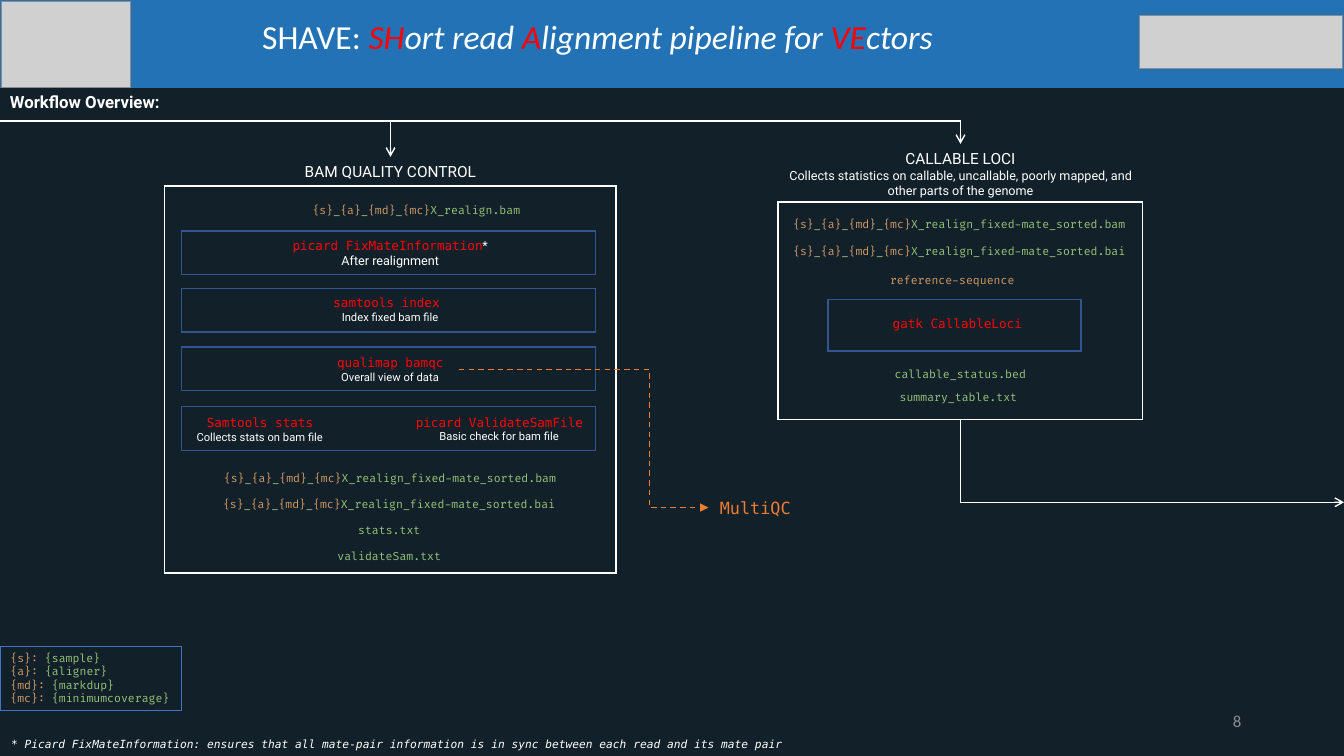
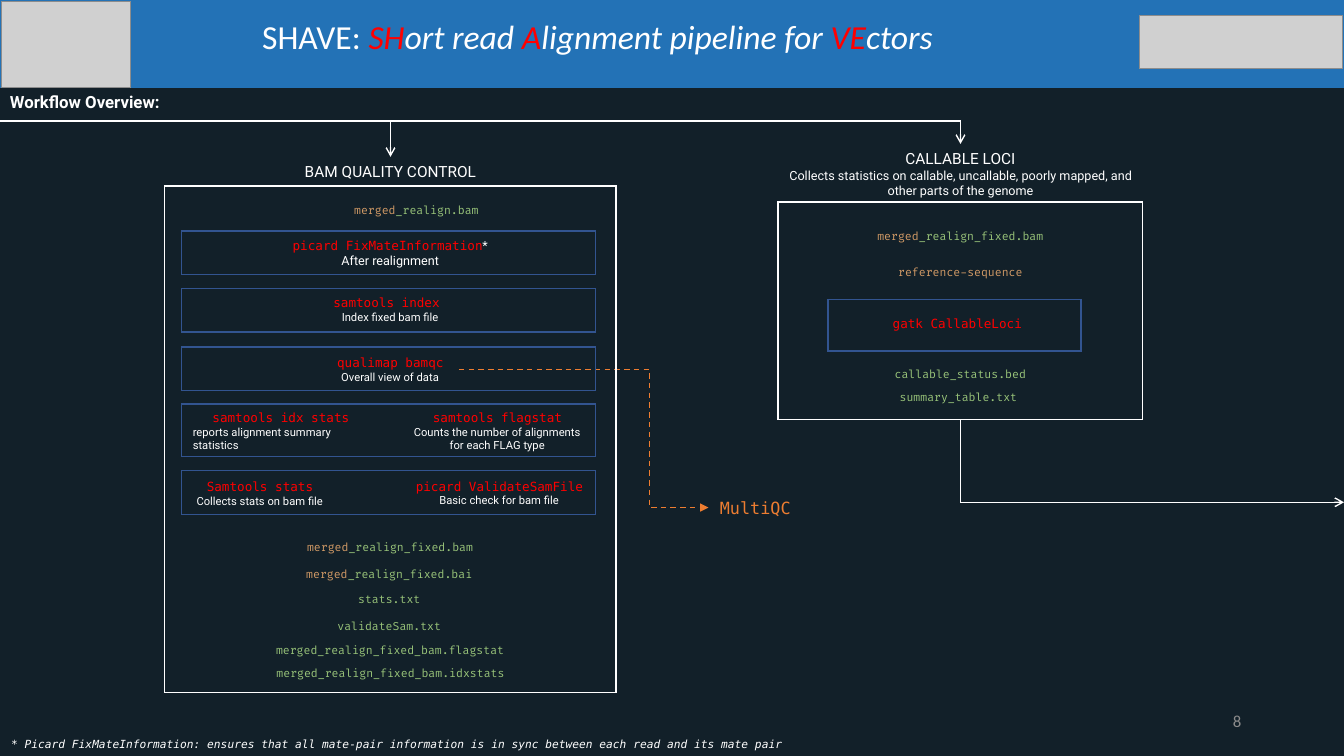
Before and after one commit to ltalignani/SHAVE, a slide deck: slide 8 of Shave_presentation.pptx. Drawn at 1344x756 pixels with LibreOffice and Linux fonts; fonts in the diff are those of the drawing; grey boxes stand for pictures. Boxes give left, top, right and bottom in pixels: in the first picture for what was removed or moved away, otherwise in the second. Text is boxed around its words. In the diff, an @@ line names an element or a change of style, - is before the commit and + after.

Commit message:
Support for multi samples

```diff
--- a/Shave_presentation.pptx
+++ b/Shave_presentation.pptx
@@ rectangle: place and size @@
-rectangle at [164,187,616,574]
+rectangle at [164,187,616,694]
@@ text at [354,205,478,217]: text changed @@
-{s}_{a}_{md}_{mc}X_realign.bam
+merged_realign.bam
@@ text at [877,232,1043,243]: text changed @@
-{s}_{a}_{md}_{mc}X_realign_fixed-mate_sorted.bam
+merged_realign_fixed.bam
@@ text removed at [793,247,1125,258] @@
-{s}_{a}_{md}_{mc}X_realign_fixed-mate_sorted.bai
@@ text "reference-sequence": place and size @@
-text "reference-sequence" at [890,275,1014,286]
+text "reference-sequence" at [898,267,1022,279]
@@ rectangle added at [181,404,596,457], outline #325491 1 pt @@
@@ text added at [193,412,349,449], 8 pt, text #FFFFFF @@
+samtools idx stats
+reports alignment summary statistics
@@ text added at [414,412,580,452], 8 pt, text #FFFFFF @@
+samtools flagstat
+Counts the number of alignments for each FLAG type
@@ 2 texts, 1 rectangle: place and size @@
-2 texts, 1 rectangle at [181,406,596,450]
+2 texts, 1 rectangle at [181,471,596,514]
@@ text at [306,569,472,581]: text changed @@
-{s}_{a}_{md}_{mc}X_realign_fixed-mate_sorted.bai
+merged_realign_fixed.bai
@@ text at [307,542,473,554]: text changed @@
-{s}_{a}_{md}_{mc}X_realign_fixed-mate_sorted.bam
+merged_realign_fixed.bam
@@ text "stats.txt": place and size @@
-text "stats.txt" at [358,526,420,534]
+text "stats.txt" at [358,595,420,603]
@@ text "validateSam.txt": place and size @@
-text "validateSam.txt" at [337,551,441,560]
+text "validateSam.txt" at [337,621,441,630]
@@ rectangle removed at [1,646,182,711] @@
-{s}: {sample}
-{a}: {aligner}
-{md}: {markdup}
-{mc}: {minimumcoverage}
@@ text added at [276,645,504,657], 8 pt, text #98C379 @@
+merged_realign_fixed_bam.flagstat
@@ text added at [276,668,504,680], 8 pt, text #98C379 @@
+merged_realign_fixed_bam.idxstats
```
Also in this commit, not shown: 4 other slides changed, 55 other files.
